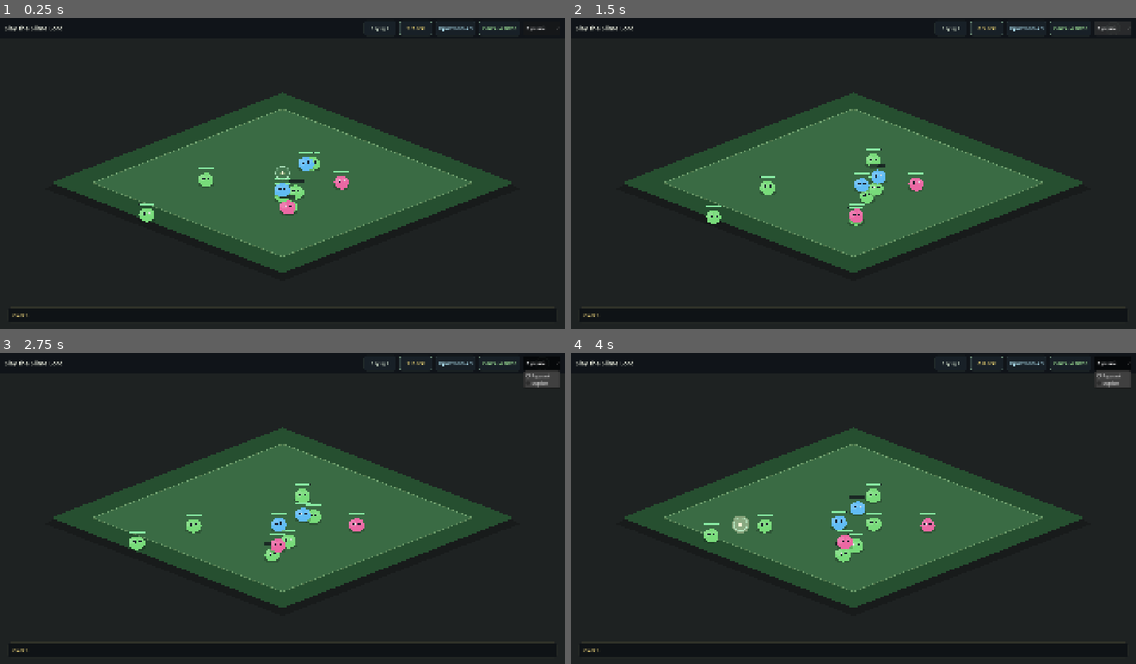
Above: before the commit, frames 1-4 (two rows, left to right).
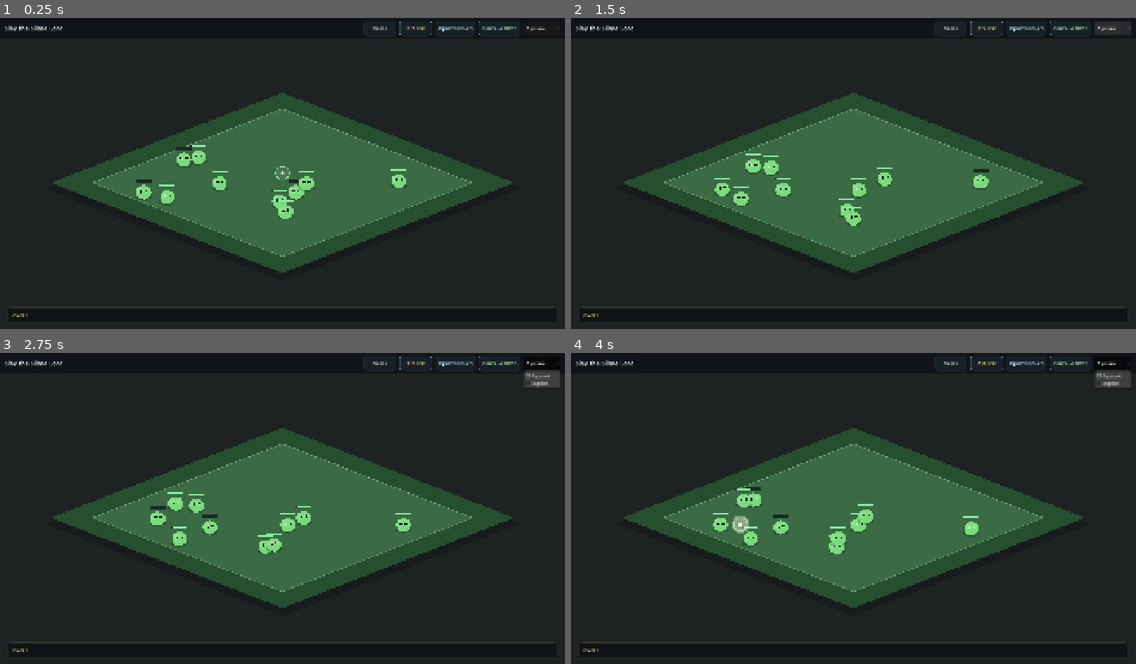
Above: after the commit, the same moments.

Repository: dmitryplyaskin/Slay-the-Slime-Lord
Game: Godot game, scene res://scenes/main.tscn
Same seed, same stepped clock (60 frames per second), same inputs: the game is played once before the commit and once after it.
Inputs (mouse positions are in pixels of both pictures, inside the frame that each line leads up to):
- Up to frame 1 (0.25 s): no input
- Up to frame 2 (1.5 s): click "Русский" at 0.5 s; click "Русский" at 1.25 s
- Up to frame 3 (2.75 s): click "Русский" at 2 s
- Up to frame 4 (4 s): move the mouse to (977, 492) at 2.77 s; move the mouse to (740, 524) at 3.52 s

The runs differ from the first frame. In frame 1, 1.6% of the frame differs, in the area x 24-72%, y 2-66%; in frame 2, 1.8%; in frame 3, 1.9%; in frame 4, 2.0%, in the area x 23-73%, y 2-68%.

Commit message:
fix: remove slime hover outline and combat scaling

Diff:
--- a/data/game_content.json
+++ b/data/game_content.json
@@ -6,15 +6,15 @@
       "round_duration": 10.0,
       "slime_count": 10.0,
       "slime_hp": 2.0,
-      "slime_speed": 80.0,
+      "slime_speed": 65.0,
       "crystal_value": 1.0,
       "attack_radius": 23.0
     },
     "round_scaling": {
-      "bonus_slimes_per_round": 1,
-      "bonus_slime_round_cap": 3,
-      "slime_hp_per_round": 5.0,
-      "slime_speed_per_round": 6.0
+      "bonus_slimes_per_round": 0,
+      "bonus_slime_round_cap": 0,
+      "slime_hp_per_round": 0.0,
+      "slime_speed_per_round": 0.0
     },
     "combat_limits": {
       "min_attack_interval": 0.18
@@ -25,16 +25,6 @@
       "id": "moss_slime",
       "name_key": "slime.moss.name",
       "color": "#78db7a"
-    },
-    {
-      "id": "berry_slime",
-      "name_key": "slime.berry.name",
-      "color": "#eb68a3"
-    },
-    {
-      "id": "azure_slime",
-      "name_key": "slime.azure.name",
-      "color": "#61bcf5"
     }
   ],
   "skills": [
--- a/data/localization/en.json
+++ b/data/localization/en.json
@@ -4,27 +4,27 @@
   "title.game": "Slay the Slime Lord",
   "phase.battle": "Hunt",
   "phase.upgrades": "Phase: skill tree",
-  "hud.round": "Round: {round}",
-  "hud.round.short": "Round {round}",
+  "hud.round": "Hunt",
+  "hud.round.short": "Hunt",
   "hud.time_left": "{seconds} sec left",
   "hud.time_left.short": "{seconds}s",
   "hud.crystals": "Crystals: {current}   |   Total earned: {total}",
   "hud.crystals.short": "Crystals {current}",
   "hud.slimes": "In arena: {current}   |   Next spawn: {next}",
   "hud.slimes.short": "Slimes {current}/{total}",
-  "hud.stats": "Damage {damage}   |   Cooldown {interval} sec   |   Radius {radius}   |   Round {duration} sec",
+  "hud.stats": "Damage {damage}   |   Cooldown {interval} sec   |   Radius {radius}   |   Timer {duration} sec",
   "hint.battle_idle": "Aim the seal at slimes and keep them inside the strike zone.",
   "hint.battle_targeted": "In strike zone: {count}",
   "round.end.timeout": "Time is up. Your loot is safe.",
   "round.end.cleared": "Arena cleared. Strengthen your build.",
-  "result.title": "Round {round} Complete",
-  "result.stats": "Crystals this round: {crystals}\nSlimes defeated: {defeated}/{total}\nBanked: {bank}",
+  "result.title": "Hunt Complete",
+  "result.stats": "Crystals this run: {crystals}\nSlimes defeated: {defeated}/{total}\nBanked: {bank}",
   "result.continue": "Open Skills",
   "skill_tree.title": "Skill Tree",
   "skill_tree.summary": "Choose upgrades before the next arena run.",
   "skill_tree.resources": "Crystals: {crystals}",
   "skill_tree.hint": "Hover a skill to see its effect and cost.",
-  "skill_tree.start_round": "Start round {round}",
+  "skill_tree.start_round": "Return to Field",
   "skill_tree.status.cost": "Cost: {cost}",
   "skill_tree.status.bought": "Bought",
   "skill_tree.status.locked": "Unlock previous skills first",
@@ -44,7 +44,7 @@
   "skill.overcharge.title": "Overcharge",
   "skill.overcharge.description": "+10 damage and -0.08 sec cooldown",
   "skill.boss_hunter.title": "Boss Hunter",
-  "skill.boss_hunter.description": "+16 damage and +2 sec round time",
+  "skill.boss_hunter.description": "+16 damage and +2 sec timer",
   "slime.moss.name": "Moss Slime",
   "slime.berry.name": "Berry Slime",
   "slime.azure.name": "Azure Slime"
--- a/data/localization/ru.json
+++ b/data/localization/ru.json
@@ -4,27 +4,27 @@
   "title.game": "Slay the Slime Lord",
   "phase.battle": "Охота",
   "phase.upgrades": "Фаза: дерево навыков",
-  "hud.round": "Раунд: {round}",
-  "hud.round.short": "Раунд {round}",
+  "hud.round": "Охота",
+  "hud.round.short": "Охота",
   "hud.time_left": "Осталось: {seconds} сек",
   "hud.time_left.short": "{seconds} сек",
   "hud.crystals": "Кристаллы: {current}   |   Всего заработано: {total}",
   "hud.crystals.short": "Кристаллы {current}",
   "hud.slimes": "На поле: {current}   |   Следующий спавн: {next}",
   "hud.slimes.short": "Слизни {current}/{total}",
-  "hud.stats": "Урон {damage}   |   Перезарядка {interval} сек   |   Радиус {radius}   |   Раунд {duration} сек",
+  "hud.stats": "Урон {damage}   |   Перезарядка {interval} сек   |   Радиус {radius}   |   Таймер {duration} сек",
   "hint.battle_idle": "Наведи печать на слизней и держи их в зоне удара.",
   "hint.battle_targeted": "В зоне удара: {count}",
   "round.end.timeout": "Время вышло. Добыча сохранена.",
   "round.end.cleared": "Арена зачищена. Можно усилить сборку.",
-  "result.title": "Раунд {round} завершен",
-  "result.stats": "Кристаллы за раунд: {crystals}\nСлизней побеждено: {defeated}/{total}\nВ запасе: {bank}",
+  "result.title": "Охота завершена",
+  "result.stats": "Кристаллы за вылазку: {crystals}\nСлизней побеждено: {defeated}/{total}\nВ запасе: {bank}",
   "result.continue": "К навыкам",
   "skill_tree.title": "Дерево навыков",
   "skill_tree.summary": "Выбери усиления перед следующим выходом на арену.",
   "skill_tree.resources": "Кристаллы: {crystals}",
   "skill_tree.hint": "Наведи курсор на навык, чтобы увидеть эффект и цену.",
-  "skill_tree.start_round": "Начать раунд {round}",
+  "skill_tree.start_round": "Вернуться на поле",
   "skill_tree.status.cost": "Цена: {cost}",
   "skill_tree.status.bought": "Куплено",
   "skill_tree.status.locked": "Нужно открыть предыдущие",
@@ -44,7 +44,7 @@
   "skill.overcharge.title": "Перегрузка",
   "skill.overcharge.description": "+10 урона и -0.08 сек к перезарядке",
   "skill.boss_hunter.title": "Охотник на лорда",
-  "skill.boss_hunter.description": "+16 урона и +2 сек к раунду",
+  "skill.boss_hunter.description": "+16 урона и +2 сек к таймеру",
   "slime.moss.name": "Мшистая слизь",
   "slime.berry.name": "Ягодная слизь",
   "slime.azure.name": "Лазурная слизь"
--- a/scripts/main.gd
+++ b/scripts/main.gd
@@ -152,8 +152,11 @@
 	var targeted_count := 0
 	var mouse_position := get_global_mouse_position()
 	var attack_radius := float(run_state.get_effective_stats()["attack_radius"])
-	for slime in slimes_layer.get_children():
-		var is_inside: bool = slime.global_position.distance_to(mouse_position) <= attack_radius
+	for child in slimes_layer.get_children():
+		var slime := child as Slime
+		if slime == null:
+			continue
+		var is_inside := _is_slime_in_attack_range(slime, mouse_position, attack_radius)
 		slime.set_targeted(is_inside)
 		if is_inside:
 			targeted_count += 1
@@ -184,9 +187,17 @@
 	var effective_stats: Dictionary = run_state.get_effective_stats()
 	var attack_radius := float(effective_stats["attack_radius"])
 	var pulse_damage := float(effective_stats["pulse_damage"])
-	for slime in slimes_layer.get_children():
-		if slime.global_position.distance_to(mouse_position) <= attack_radius:
+	for child in slimes_layer.get_children():
+		var slime := child as Slime
+		if slime == null:
+			continue
+		if _is_slime_in_attack_range(slime, mouse_position, attack_radius):
 			slime.take_damage(pulse_damage)
+
+
+func _is_slime_in_attack_range(slime: Slime, attack_origin: Vector2, attack_radius: float) -> bool:
+	var overlap_radius := attack_radius + slime.get_hit_radius()
+	return slime.global_position.distance_squared_to(attack_origin) <= overlap_radius * overlap_radius
 
 
 func _finish_round(reason: String) -> void:
--- a/scripts/slime.gd
+++ b/scripts/slime.gd
@@ -4,6 +4,7 @@
 signal defeated(world_position: Vector2, slime_color: Color)
 
 const EDGE_PADDING := 34.0
+const HIT_RADIUS := 30.0
 const MIN_IDLE_TIME := 0.45
 const MAX_IDLE_TIME := 1.35
 const MIN_MOVE_TIME := 0.35
@@ -80,6 +81,10 @@
 
 func get_display_name() -> String:
 	return "%s %d" % [Localization.tr_key(slime_name_key), slime_index]
+
+
+func get_hit_radius() -> float:
+	return HIT_RADIUS
 
 
 func _keep_inside_arena() -> void:
@@ -164,5 +169,3 @@
 	var bar_position := Vector2(-bar_width * 0.5, -42.0)
 	draw_rect(Rect2(bar_position, Vector2(bar_width, 7.0)), Color(0.06, 0.07, 0.1, 0.75), true)
 	draw_rect(Rect2(bar_position + Vector2.ONE, Vector2((bar_width - 2.0) * health_ratio, 5.0)), Color(0.56, 0.96, 0.67, 0.95), true)
-	if targeted:
-		draw_arc(Vector2.ZERO, 36.0, 0.0, TAU, 40, Color(1.0, 0.96, 0.68, 0.95), 2.0, true)
